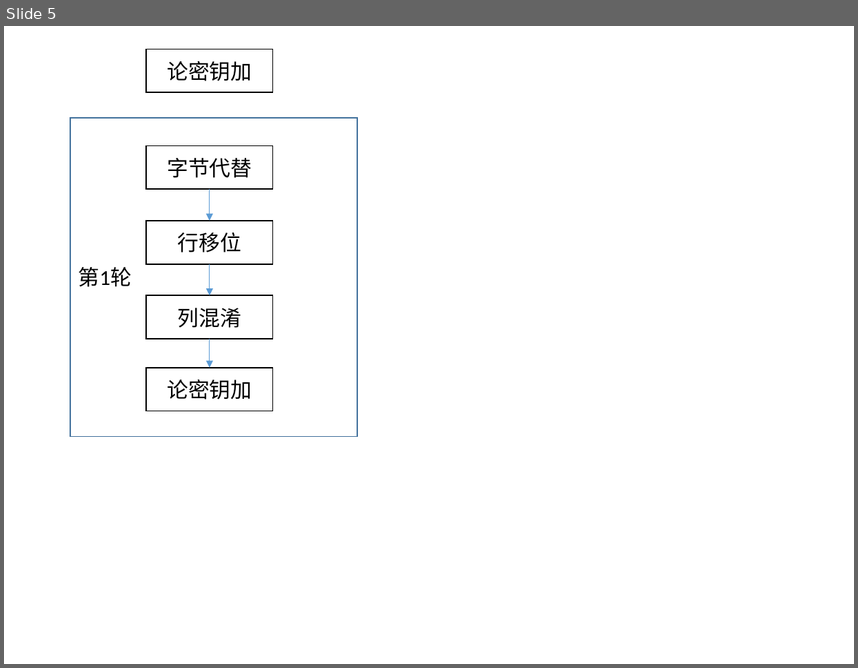
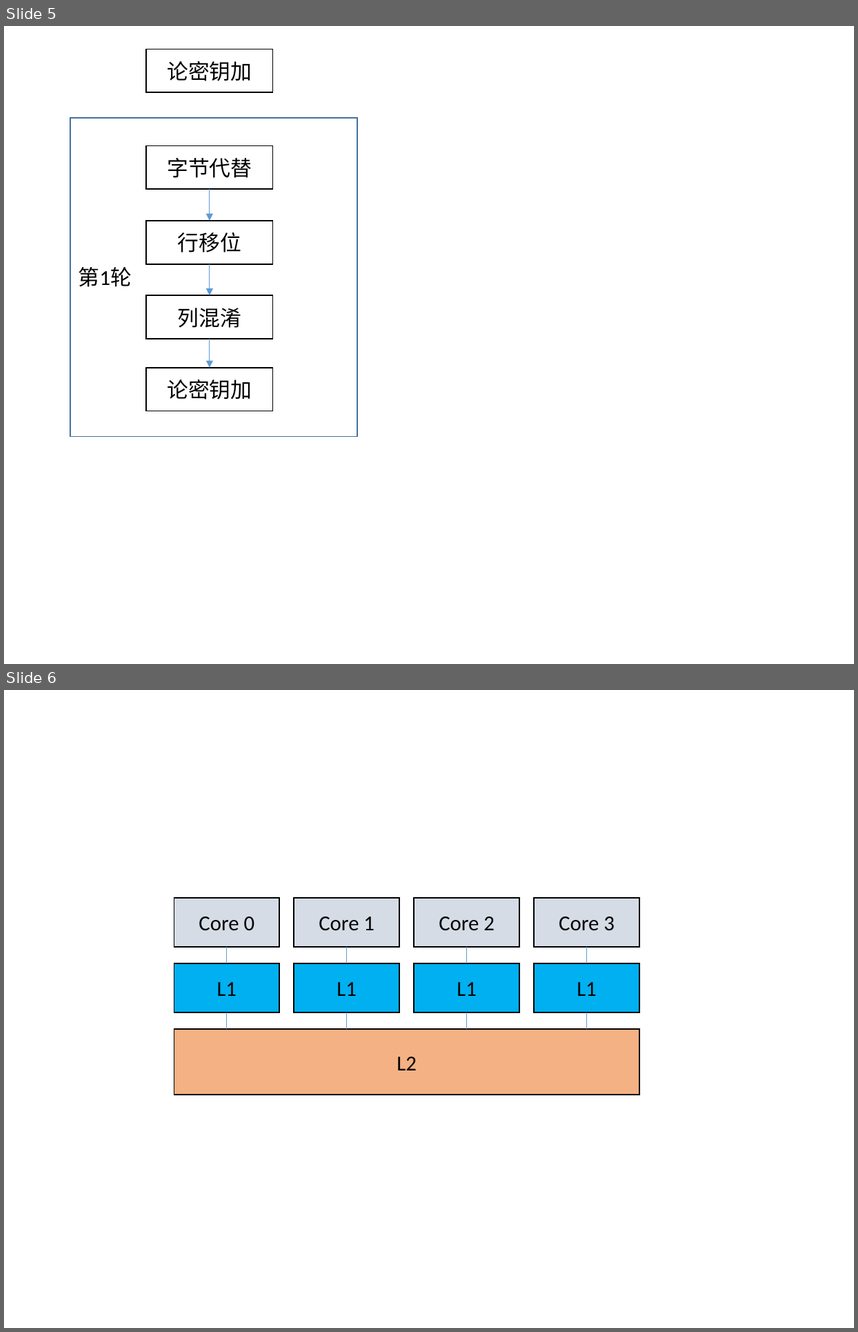
Before and after one commit to leborn0101/graduation, a slide deck: 论文图片.pptx. Shown one above the other, each under a label of ours: slide 5 before the commit, slides 5 and 6 after it. The pictures are 858x668 and 858x1332 pixels, drawn with LibreOffice and Linux fonts; fonts in the diff are those of the drawing. Boxes give left, top, right and bottom in pixels: in the first picture for what was removed or moved away, otherwise in the second. Text is boxed around its words. In the diff, an @@ line names an element or a change of style, - is before the commit and + after.

```diff
--- a/论文图片.pptx
+++ b/论文图片.pptx
@@ slide 6 added at [4, 690, 854, 1328], background #FFFFFF @@
@@ rectangle added at [174, 898, 279, 947], fill #D6DCE5, outline #000000 1 pt, 18 pt, text #000000 @@
+Core 0
@@ rectangle added at [294, 898, 399, 947], fill #D6DCE5, outline #000000 1 pt, 18 pt, text #000000 @@
+Core 1
@@ rectangle added at [414, 898, 519, 947], fill #D6DCE5, outline #000000 1 pt, 18 pt, text #000000 @@
+Core 2
@@ rectangle added at [535, 898, 640, 947], fill #D6DCE5, outline #000000 1 pt, 18 pt, text #000000 @@
+Core 3
@@ line added from (227, 947) to (227, 963), #5B9BD5 0.5 pt @@
@@ line added from (346, 947) to (346, 963), #5B9BD5 0.5 pt @@
@@ line added from (466, 947) to (466, 963), #5B9BD5 0.5 pt @@
@@ line added from (587, 947) to (587, 963), #5B9BD5 0.5 pt @@
@@ rectangle added at [174, 963, 279, 1012], fill #00B0F0, outline #000000 1 pt, 18 pt, text #000000 @@
+L1
@@ rectangle added at [294, 963, 399, 1012], fill #00B0F0, outline #000000 1 pt, 18 pt, text #000000 @@
+L1
@@ rectangle added at [414, 963, 519, 1012], fill #00B0F0, outline #000000 1 pt, 18 pt, text #000000 @@
+L1
@@ rectangle added at [535, 963, 640, 1012], fill #00B0F0, outline #000000 1 pt, 18 pt, text #000000 @@
+L1
@@ line added from (227, 1012) to (227, 1029), #5B9BD5 0.5 pt @@
@@ line added from (346, 1012) to (346, 1029), #5B9BD5 0.5 pt @@
@@ line added from (466, 1012) to (466, 1029), #5B9BD5 0.5 pt @@
@@ line added from (587, 1012) to (587, 1029), #5B9BD5 0.5 pt @@
@@ rectangle added at [174, 1029, 640, 1094], fill #F4B183, outline #000000 1 pt, 18 pt, text #000000 @@
+L2
```
Also in this commit, not shown: 7 other files.
